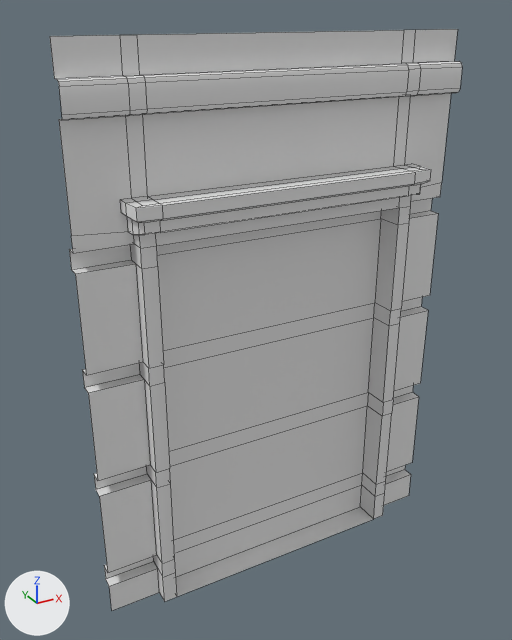
An edit to the FBX model TesisDV/Assets/Models/Models/NewHome/Upper_Wall_windowL.fbx, drawn before and after from the same camera.
Both versions are drawn from a 50 mm lens placed at (-6.79, 3.13, 14.21), pointed at (-2.84, 10.31, 10.62). Arrows for +X, +Y and +Z are at lower left; the lights stay in place. Mesh edges are drawn as thin lines.

Names of what the first picture shows: 'Upper_Wall_windowL'.
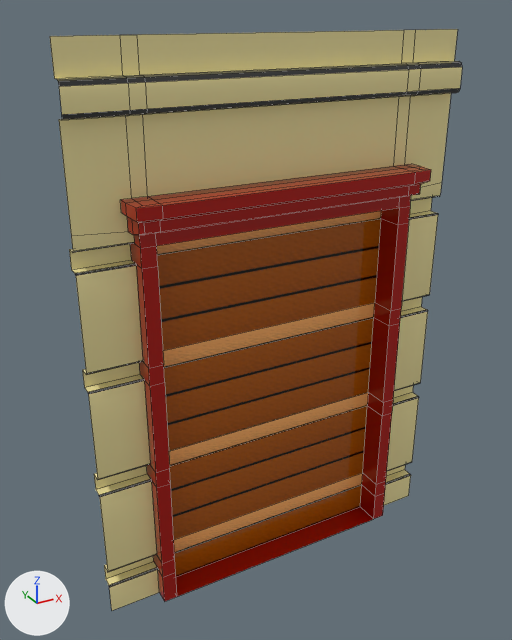
The newer file is also turned or shifted as a whole; pictures and numbers use the older file's frame.

The change, as a list of edits to the scene's bpy script:
```text
Add img_trimsheetpracticeshed_png:
    img_trimsheetpracticeshed_png = load_image('TrimSheetPracticeShed.png', '../../Materials/Map/Shed/TrimSheetPracticeShed.png', 1024, 1024, 'sRGB')
Add mat_03___default:
    mat_03___default = principled_material('03 - Default')
    mat_03___default.texture = img_trimsheetpracticeshed_png
    mat_03___default.roughness = 0.0
Change me_mesh:
    used by ob_upper_wall_windowl; location = (-2.54, 10.29, 10.49)
    remove me_mesh.from_pydata(...)  # 234 vertices, 201 faces; spans x -2.52..2.48, y -0.51..0.09, z -3.55..3.49
    add me_mesh.from_pydata(...)  # 346 vertices, 263 faces; spans x -2.52..2.48, y -0.51..0.09, z -3.55..3.49
    me_mesh part 1
    50 faces are deleted
    64 vertices are added at x -2.52..2.48, y -0.07, z -3.15..1.41
    32 new vertices lie (0.0, -0.13, 0.0) away from vertices in x -2.52..2.48, y 0.08, z -3.13..1.39
    16 new vertices lie (0.0, 0.17, 0.0) away from vertices in x -1.85..1.81, y -0.26, z -3.13..1.39
    112 new faces join them
    me_mesh part 2: 151 faces spanning x -2.52..2.48, y -0.51..0.09, z -3.55..3.49 switch from no material to mat_03___default (picture img_trimsheetpracticeshed_png)
```

What differs and where, as boxes (x1, y1, x2, y2) in the pictures (512 x 640 px):
part 1 of me_mesh, built on: (69, 183, 441, 611) in both
part 2 of me_mesh, recoloured: (50, 29, 462, 601) in both
